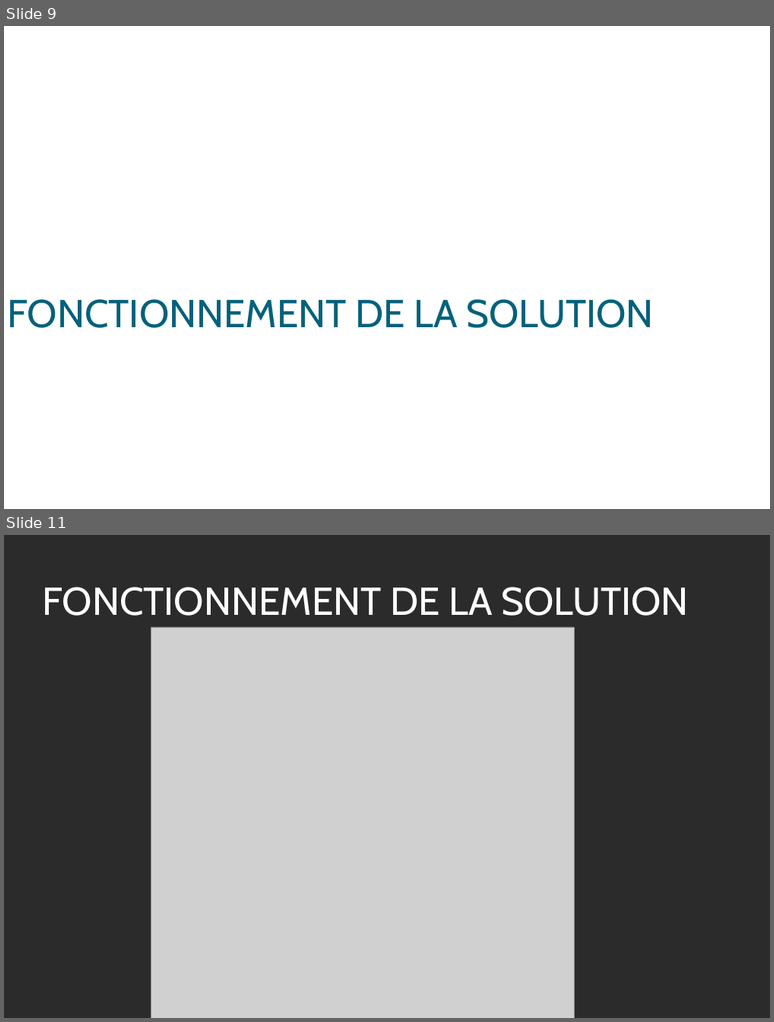
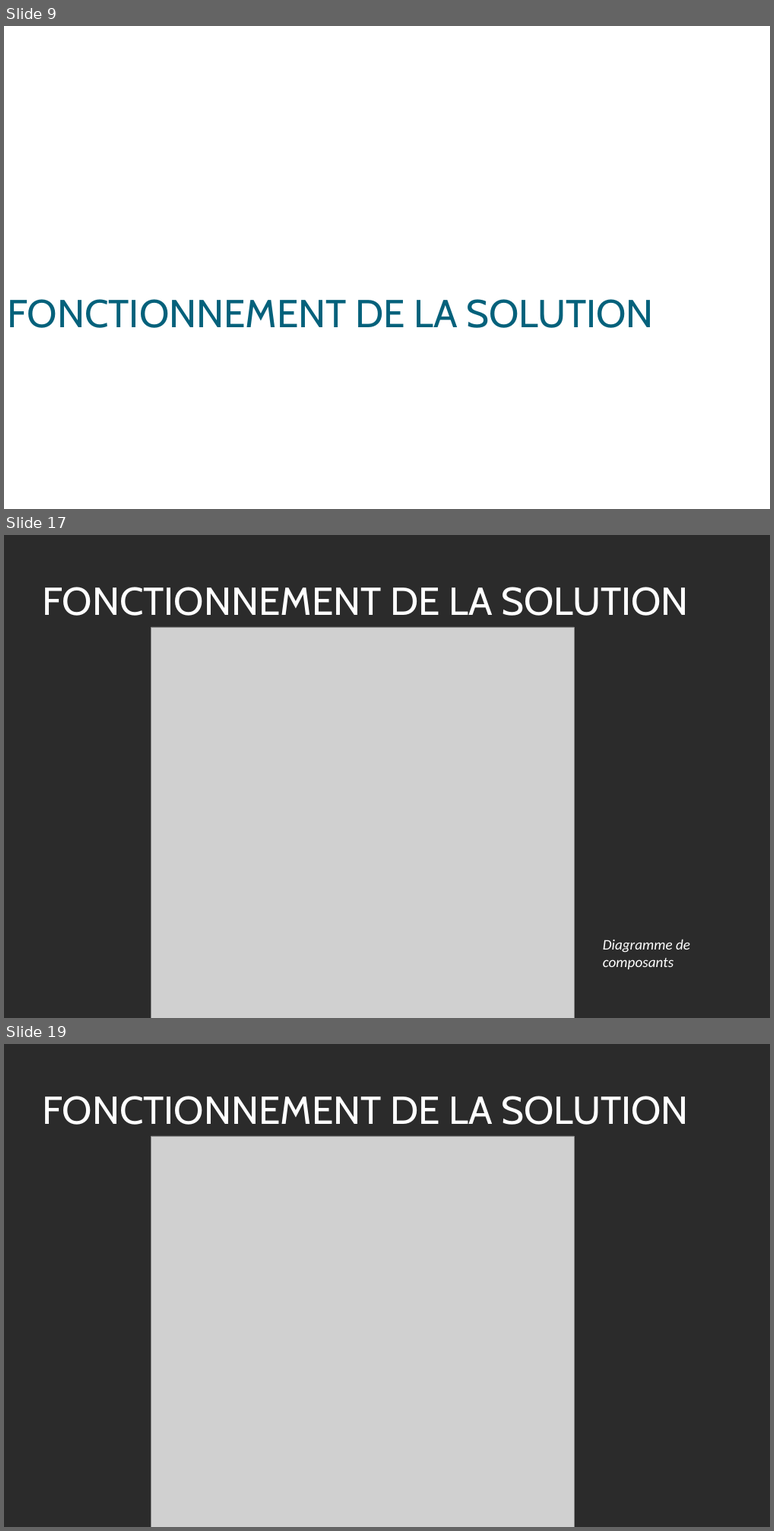
Before and after one commit to Makkrrssou/Concevez-la-solution-technique-d-un-syst-me-de-gestion-de-pizzeria, a slide deck: solution_technique_presentation.odp. Shown one above the other, each under a label of ours: slides 9 and 11 before the commit, slides 9, 17 and 19 after it; the slides between them are not shown. The pictures are 774x1022 and 774x1531 pixels, drawn with LibreOffice and Linux fonts; fonts in the diff are those of the drawing; grey boxes stand for pictures; background and template pictures are left out; a plain dark background stands for a picture behind light text. Boxes give left, top, right and bottom in pixels: in the first picture for what was removed or moved away, otherwise in the second. Text is boxed around its words. In the diff, an @@ line names an element or a change of style, - is before the commit and + after.

```diff
--- a/solution_technique_presentation.odp
+++ b/solution_technique_presentation.odp
@@ slide 17 added at box(4, 535, 770, 1018), background picture (left out) @@
@@ text added at box(42, 587, 689, 616), 48 pt, text #FFFFFF @@
+FONCTIONNEMENT DE LA SOLUTION
@@ picture added at box(151, 627, 574, 1018) @@
@@ text added at box(603, 939, 690, 969), 18 pt, text #FFFFFF, italic @@
+Diagramme de composants
@@ what was slide 11 is now slide 19 @@
```
Also in this commit, not shown: 4 slides changed, 4 other slides added, 1 slide removed, 6 other files.
